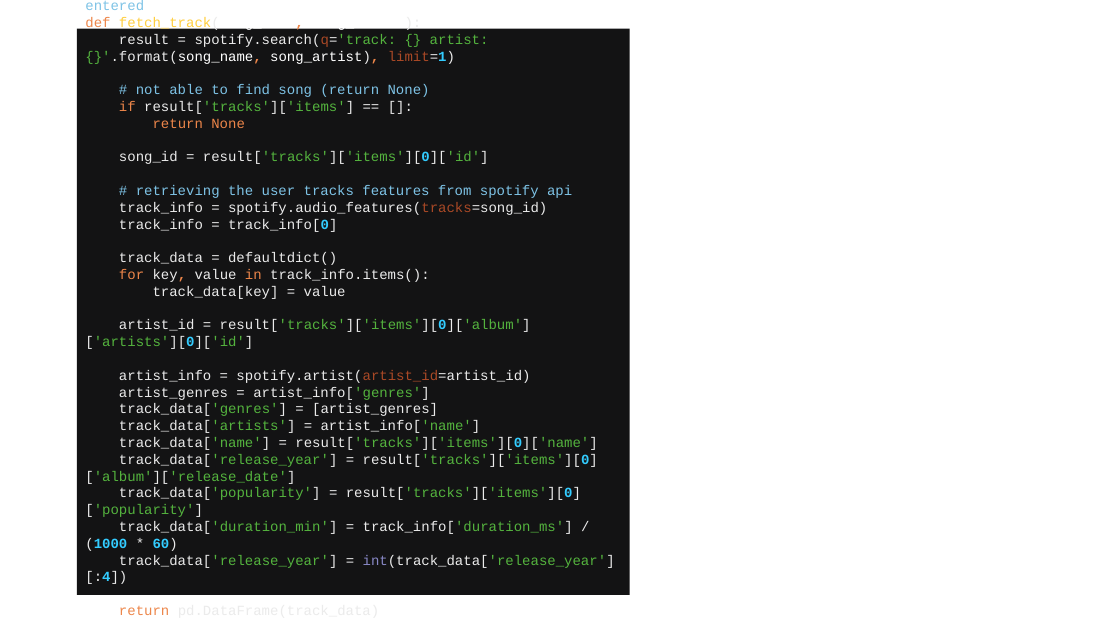
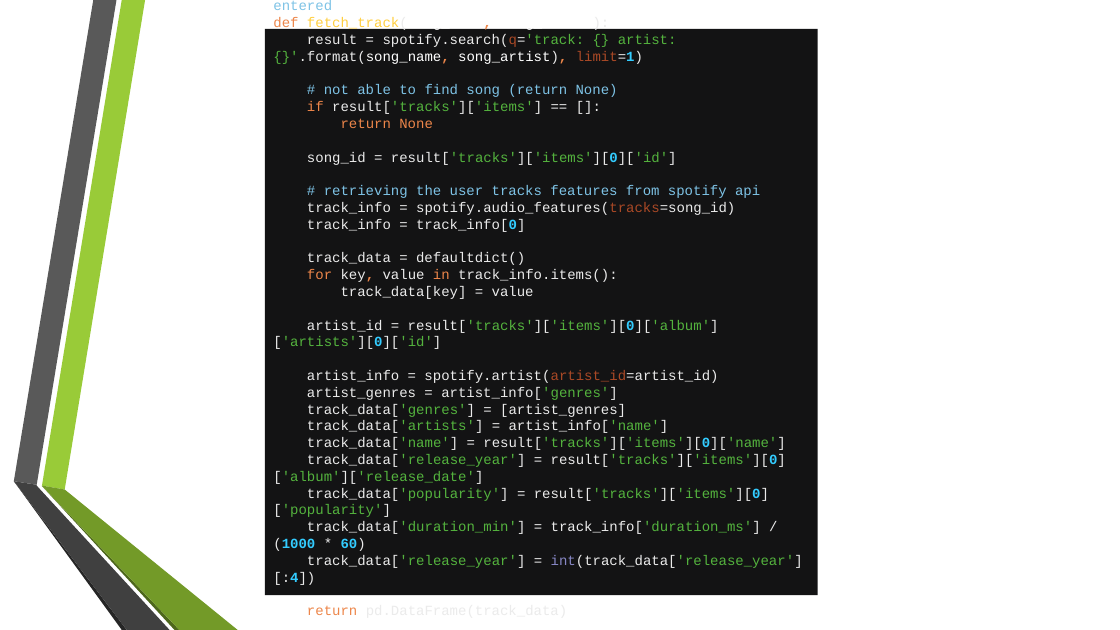
Before and after one commit to singharsh10/Music_Recommendation_System, a slide deck: slide 6 of Music_Recommendation_System.pptx. Drawn at 1120x630 pixels with LibreOffice and Linux fonts; fonts in the diff are those of the drawing; background and template pictures are left out. Boxes give left, top, right and bottom in pixels: in the first picture for what was removed or moved away, otherwise in the second. Text is boxed around its words. In the diff, an @@ line names an element or a change of style, - is before the commit and + after.

```diff
--- a/Music_Recommendation_System.pptx
+++ b/Music_Recommendation_System.pptx
@@ text "# fetching the information regarding ...": place and size @@
-text "# fetching the information regarding ..." at box(77, 24, 630, 599)
+text "# fetching the information regarding ..." at box(265, 24, 818, 599)
@@ group added at box(13, 0, 238, 630): 6 freeform shapes @@
```
Also in this commit, not shown: 14 other slides changed, 1 slide added, 1 slide removed.
